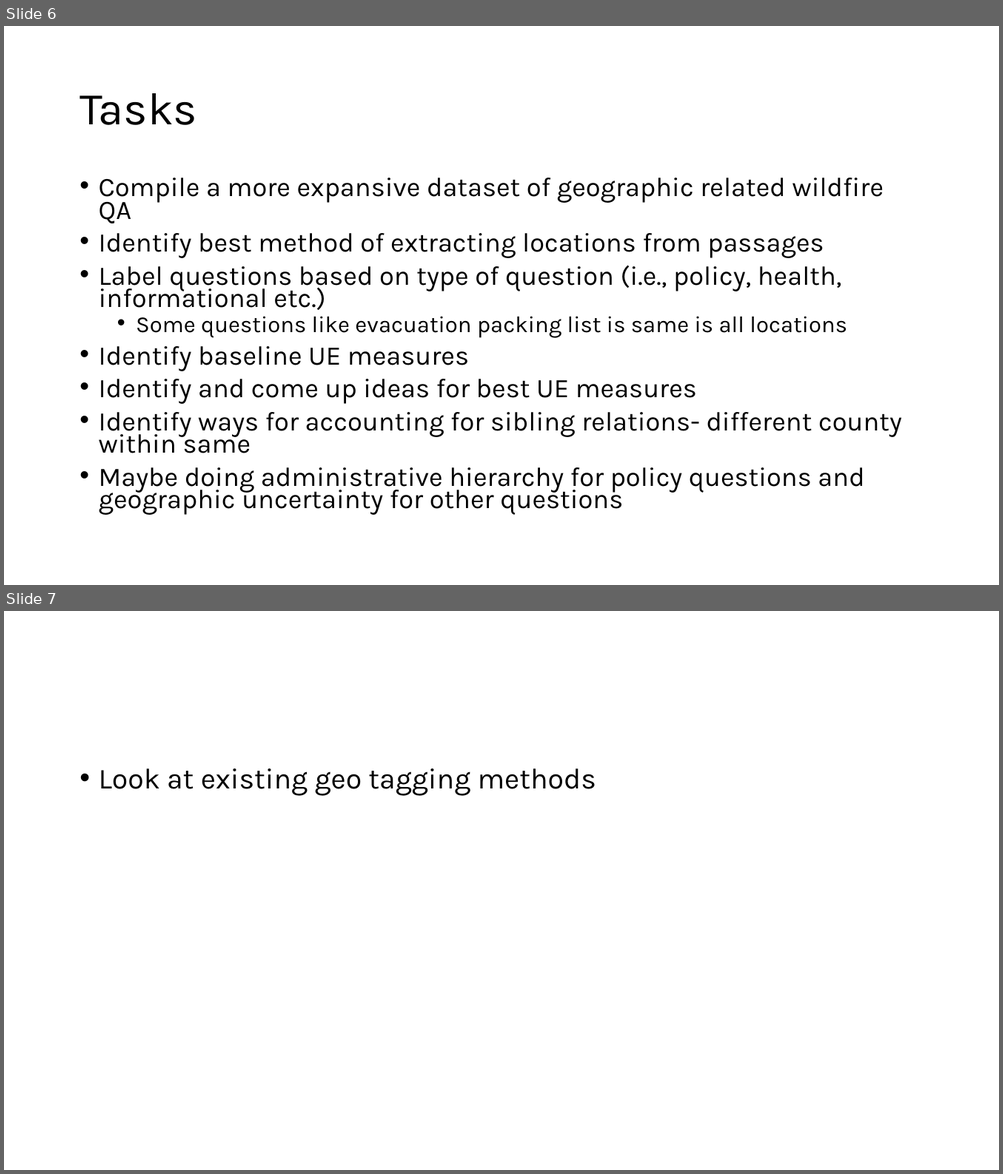
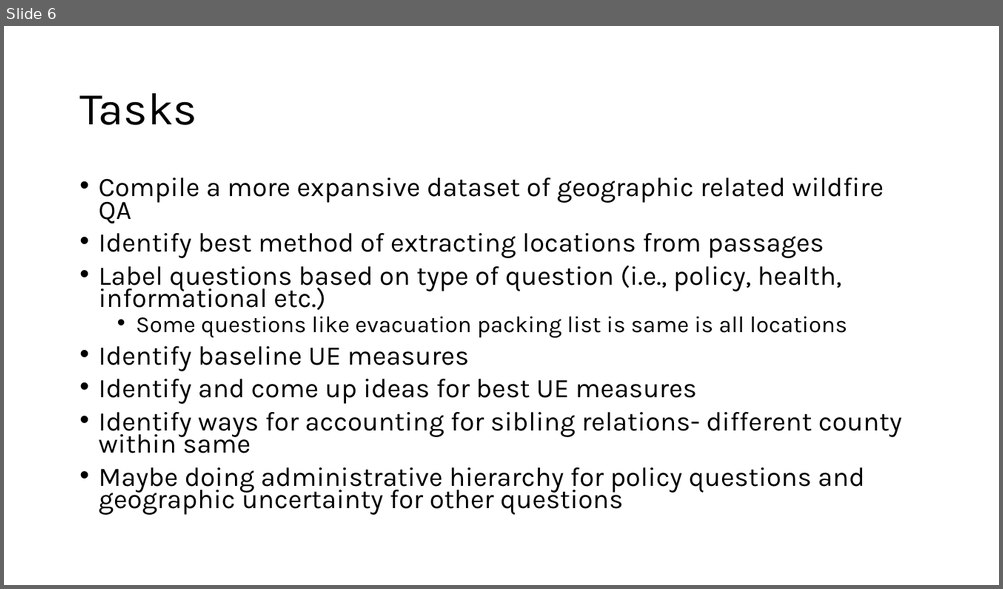
Before and after one commit to meenuravi18/wildfire_research_project, a slide deck: GeoRAG_ideas.pptx. Shown one above the other, each under a label of ours: slides 6 and 7 before the commit, slide 6 after it. The pictures are 1003x1174 and 1003x589 pixels, drawn with LibreOffice and Linux fonts; fonts in the diff are those of the drawing. Boxes give left, top, right and bottom in pixels: in the first picture for what was removed or moved away, otherwise in the second. Text is boxed around its words. In the diff, an @@ line names an element or a change of style, - is before the commit and + after.

```diff
--- a/GeoRAG_ideas.pptx
+++ b/GeoRAG_ideas.pptx
@@ slide 7 removed at [4, 611, 999, 1170], background #FFFFFF @@
@@ text removed at [99, 769, 596, 796] @@
-• Look at existing geo tagging methods
```
Also in this commit, not shown: 25 slides added.
